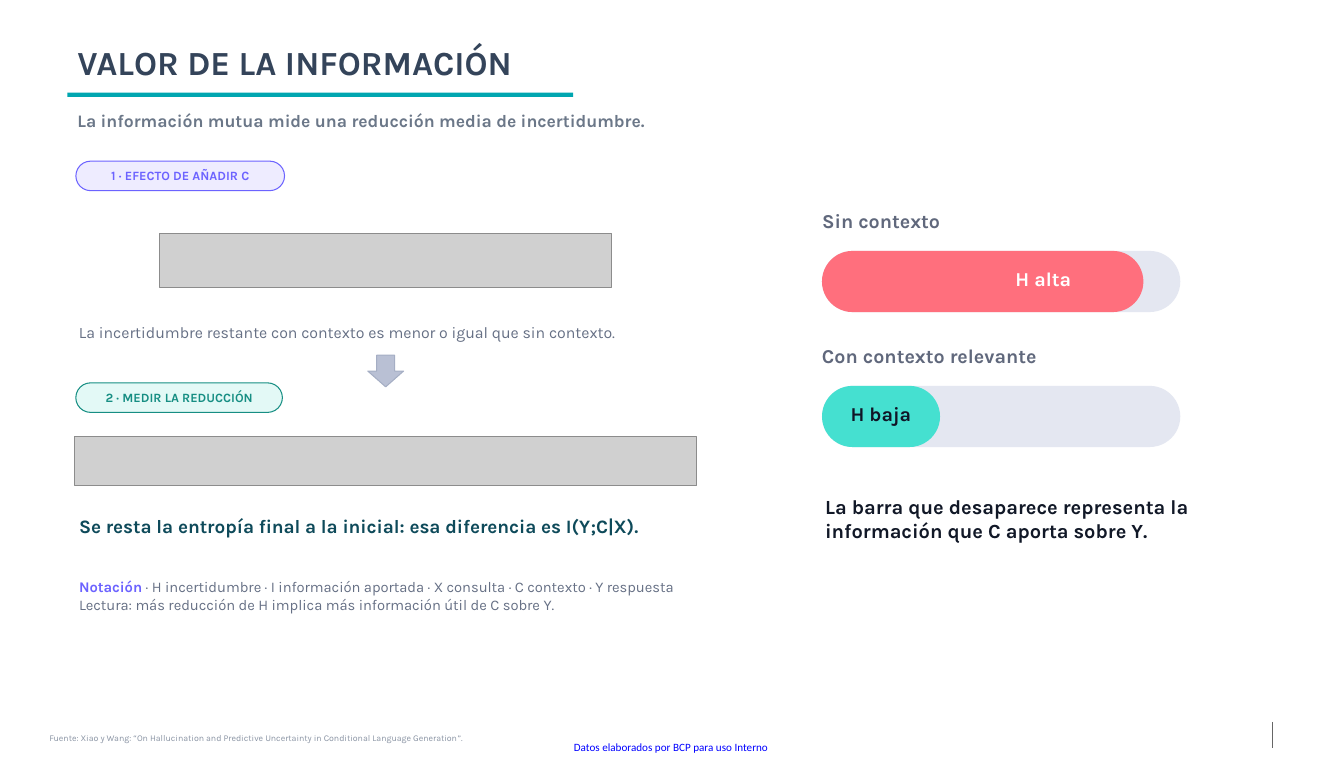
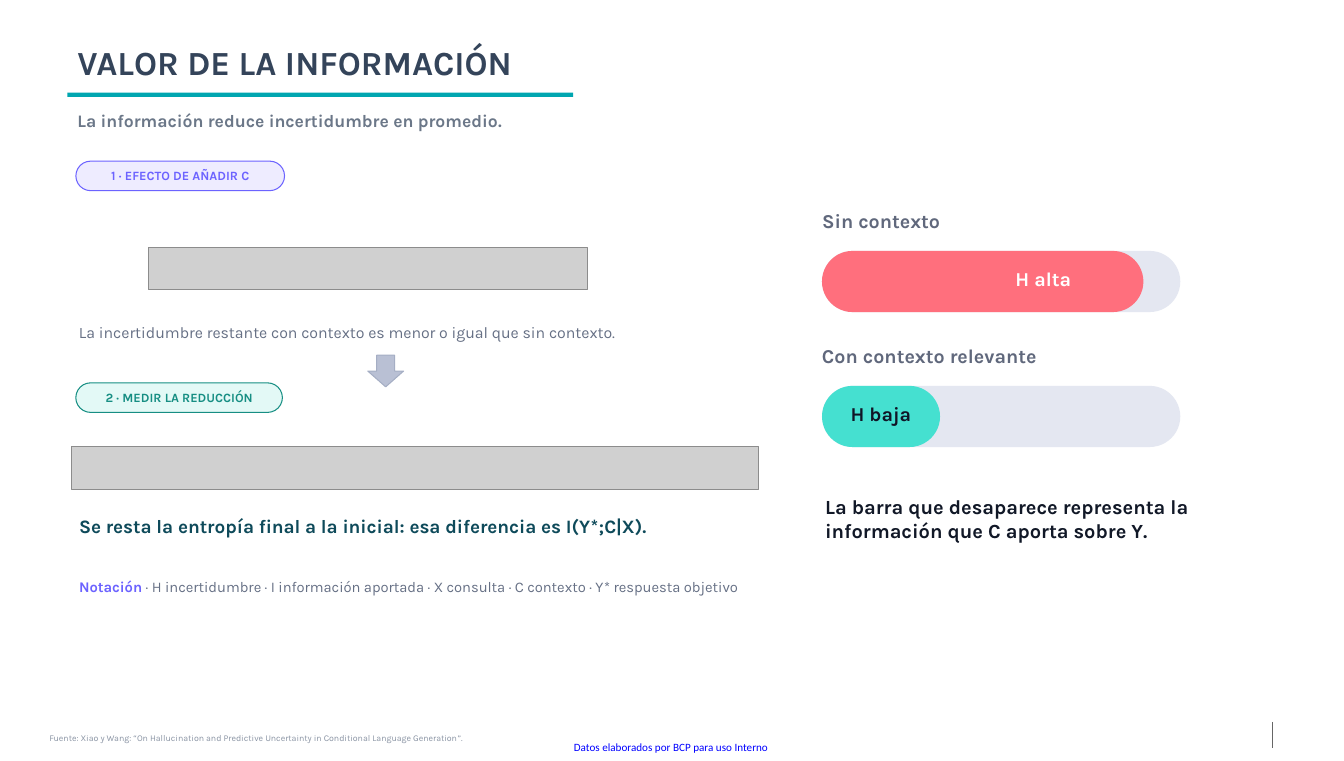
Before and after one commit to kevingomezbcp/Context-engineering, a slide deck: slide 8 of presentation/IA_academy_Context_Engineering_y_ambiguedad.pptx. Drawn at 1344x761 pixels with LibreOffice and Linux fonts; fonts in the diff are those of the drawing; grey boxes stand for pictures; background and template pictures are left out. Boxes give left, top, right and bottom in pixels: in the first picture for what was removed or moved away, otherwise in the second. Text is boxed around its words. In the diff, an @@ line names an element or a change of style, - is before the commit and + after.

```diff
--- a/presentation/IA_academy_Context_Engineering_y_ambiguedad.pptx
+++ b/presentation/IA_academy_Context_Engineering_y_ambiguedad.pptx
@@ text at (77, 113, 502, 131): text changed @@
-La información mutua mide una reducción media de incertidumbre.
+La información reduce incertidumbre en promedio.
@@ picture: place and size @@
-picture at (160, 233, 612, 287)
+picture at (149, 247, 588, 289)
@@ picture: place and size @@
-picture at (75, 437, 697, 486)
+picture at (71, 446, 759, 489)
@@ text at (79, 518, 647, 538): text changed @@
-Se resta la entropía final a la inicial: esa diferencia es I(Y;C|X).
+Se resta la entropía final a la inicial: esa diferencia es I(Y*;C|X).
@@ text at (79, 580, 738, 596): text changed @@
-Notación · H incertidumbre · I información aportada · X consulta · C contexto · Y respuesta
-Lectura: más reducción de H implica más información útil de C sobre Y.
+Notación · H incertidumbre · I información aportada · X consulta · C contexto · Y* respuesta objetivo
```
Also in this commit, not shown: 11 other slides changed, 3 slides added, 15 other files.
